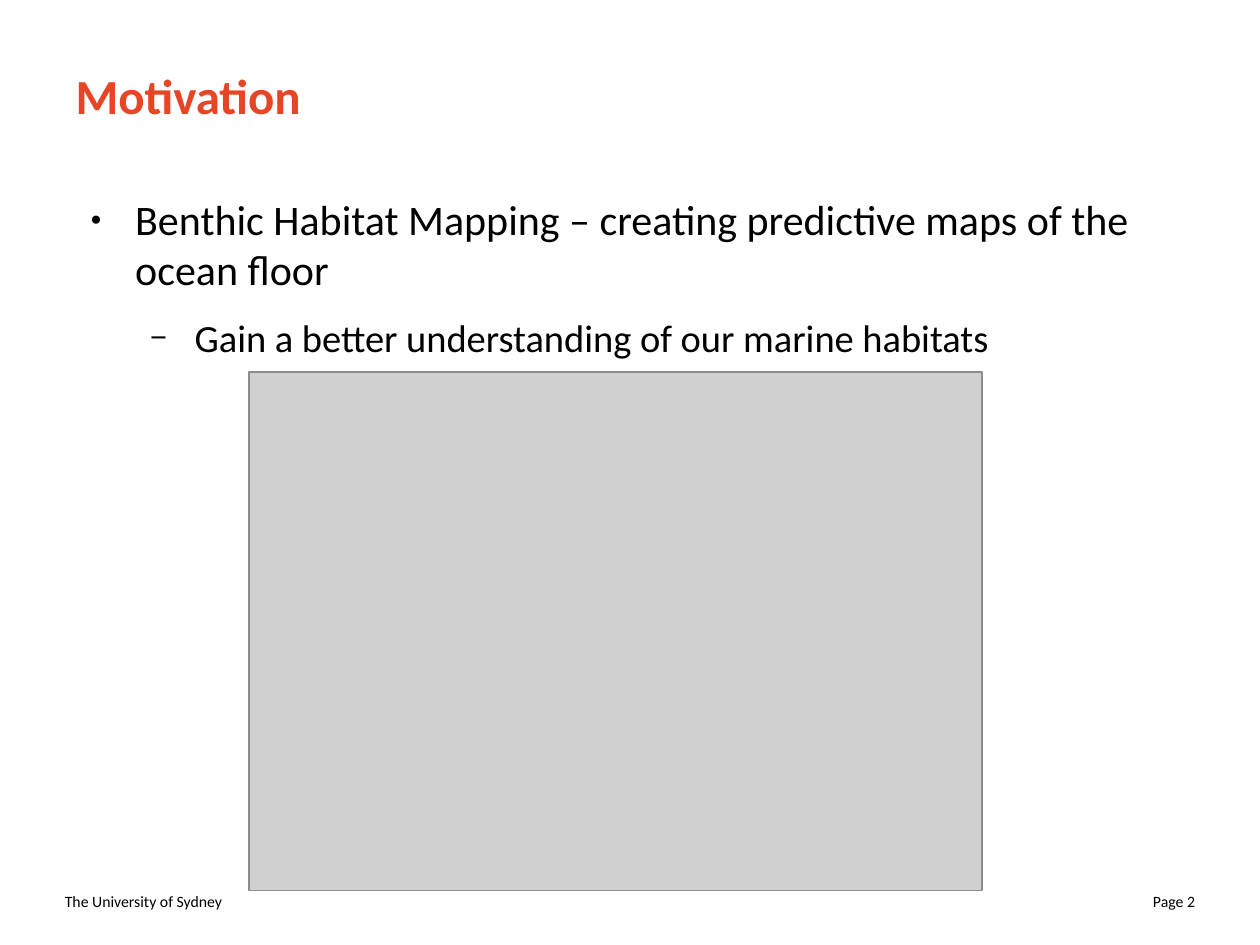
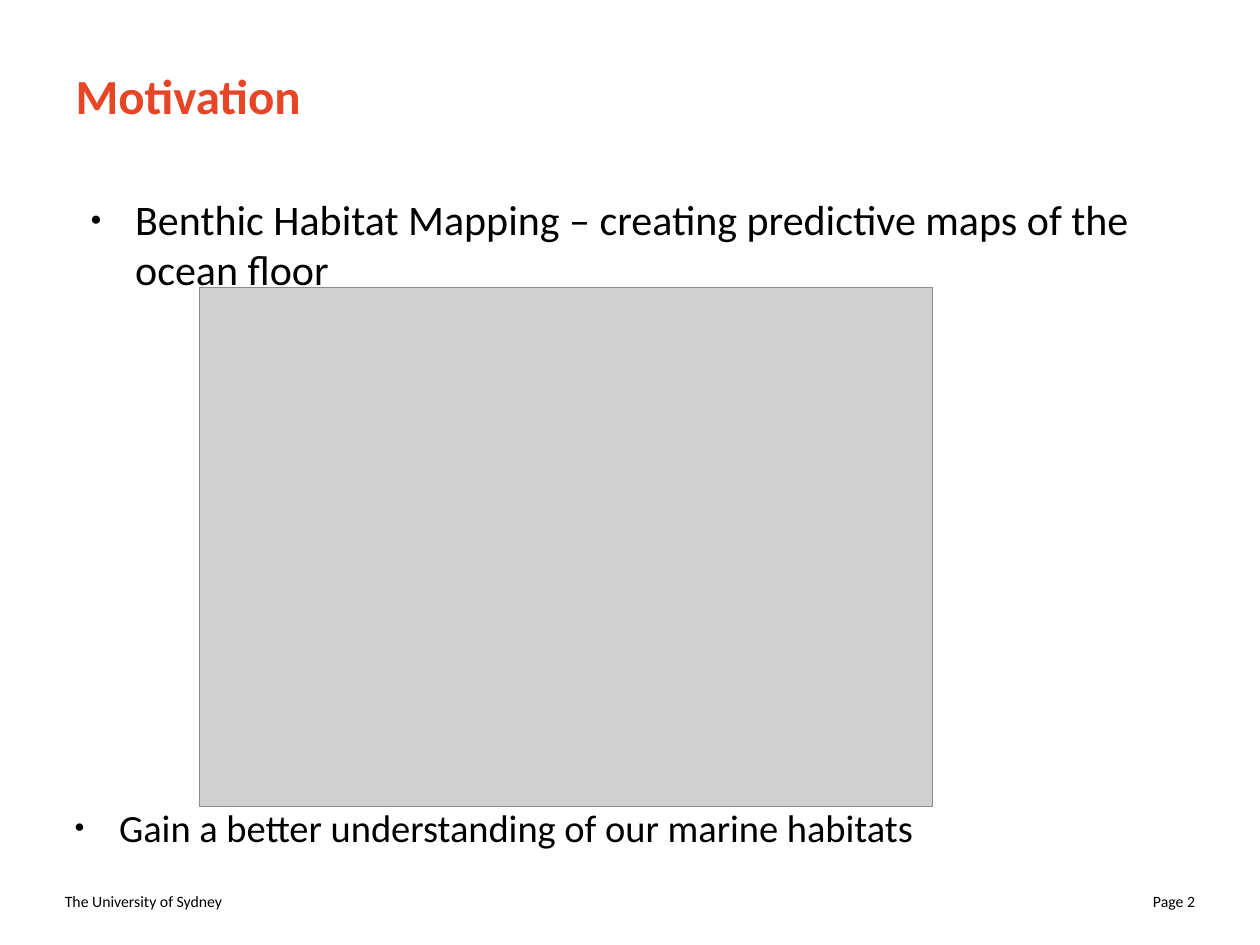
Before and after one commit to juicetin/honours, a slide deck: slide 2 of prez/honours_prez.odp. Drawn at 1260x945 pixels with LibreOffice and Linux fonts; fonts in the diff are those of the drawing; grey boxes stand for pictures. Boxes give left, top, right and bottom in pixels: in the first picture for what was removed or moved away, otherwise in the second. Text is boxed around its words. In the diff, an @@ line names an element or a change of style, - is before the commit and + after.

```diff
--- a/prez/honours_prez.odp
+++ b/prez/honours_prez.odp
@@ picture: place and size @@
-picture at (249, 372, 983, 891)
+picture at (199, 287, 932, 806)
@@ text at (195, 325, 988, 359): paragraph removed @@
-  − Gain a better understanding of our marine habitats
@@ text added at (119, 815, 913, 849), 22 pt, text #000000 @@
+● Gain a better understanding of our marine habitats
```
Also in this commit, not shown: 6 other slides changed, 5 slides added, 2 slides removed, 1 other file.
